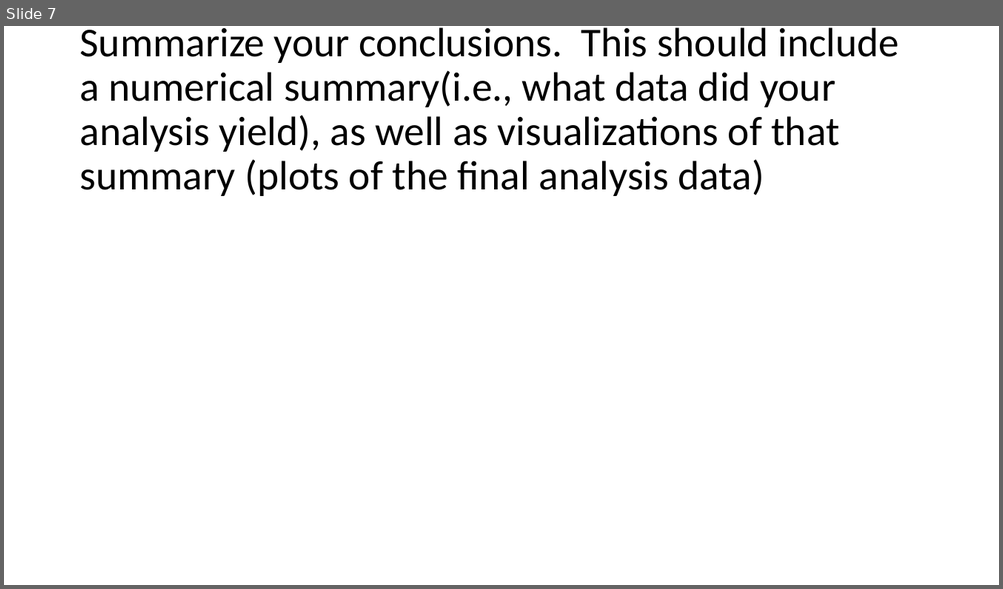
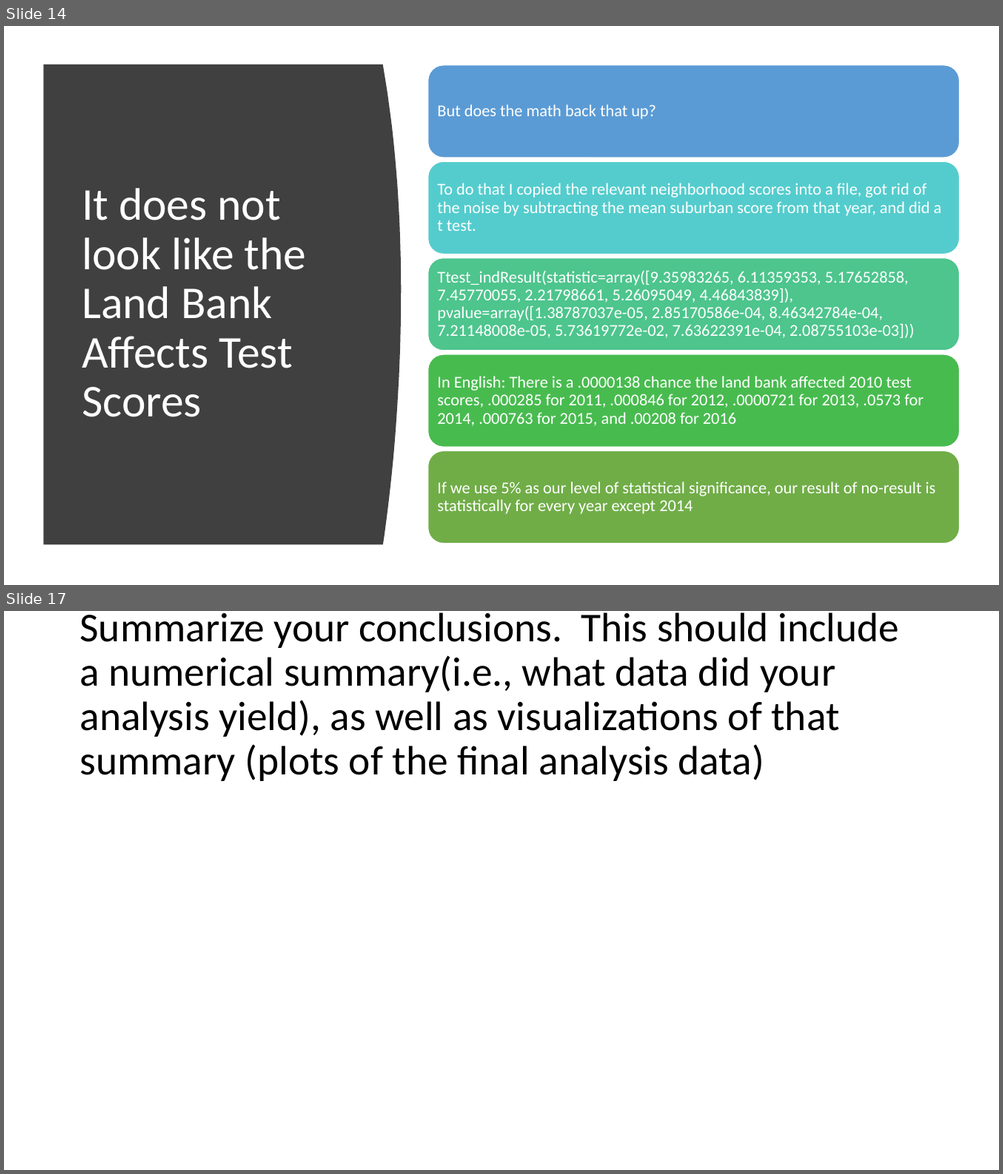
Before and after one commit to nicholasiii/GroupAssignement1, a slide deck: Group 2.pptx. Shown one above the other, each under a label of ours: slide 7 before the commit, slides 14 and 17 after it; the slides between them are not shown. The pictures are 1003x589 and 1003x1174 pixels, drawn with LibreOffice and Linux fonts; fonts in the diff are those of the drawing. Boxes give left, top, right and bottom in pixels: in the first picture for what was removed or moved away, otherwise in the second. Text is boxed around its words. In the diff, an @@ line names an element or a change of style, - is before the commit and + after.

```diff
--- a/Group 2.pptx
+++ b/Group 2.pptx
@@ slide 14 added at bbox=[4, 26, 999, 585], background #FFFFFF @@
@@ freeform shape added at bbox=[43, 64, 401, 545], fill #404040 @@
@@ title added at bbox=[82, 188, 307, 417], 44 pt, text #FFFFFF @@
+It does not look like the Land Bank Affects Test Scores
@@ group added at bbox=[428, 64, 959, 544]: 5 rounded rectangles, 5 texts @@
+But does the math back that up?
+To do that I copied the relevant neighborhood scores into a file, got rid of the noise by subtracting the mean suburban score from that year, and did a t test.
+Ttest_indResult(statistic=array([9.35983265, 6.11359353, 5.17652858, 7.45770055, 2.21798661, 5.26095049, 4.46843839]), pvalue=array([1.38787037e-05, 2.85170586e-04, 8.46342784e-04, 7.21148008e-05, 5.73619772e-02, 7.63622391e-04, 2.08755103e-03]))
+In English: There is a .0000138 chance the land bank affected 2010 test scores, .000285 for 2011, .000846 for 2012, .0000721 for 2013, .0573 for 2014, .000763 for 2015, and .00208 for 2016
+If we use 5% as our level of statistical significance, our result of no-result is statistically for every year except 2014
@@ what was slide 7 is now slide 17 @@
```
Also in this commit, not shown: 7 slides changed, 9 other slides added, 4 other files.
